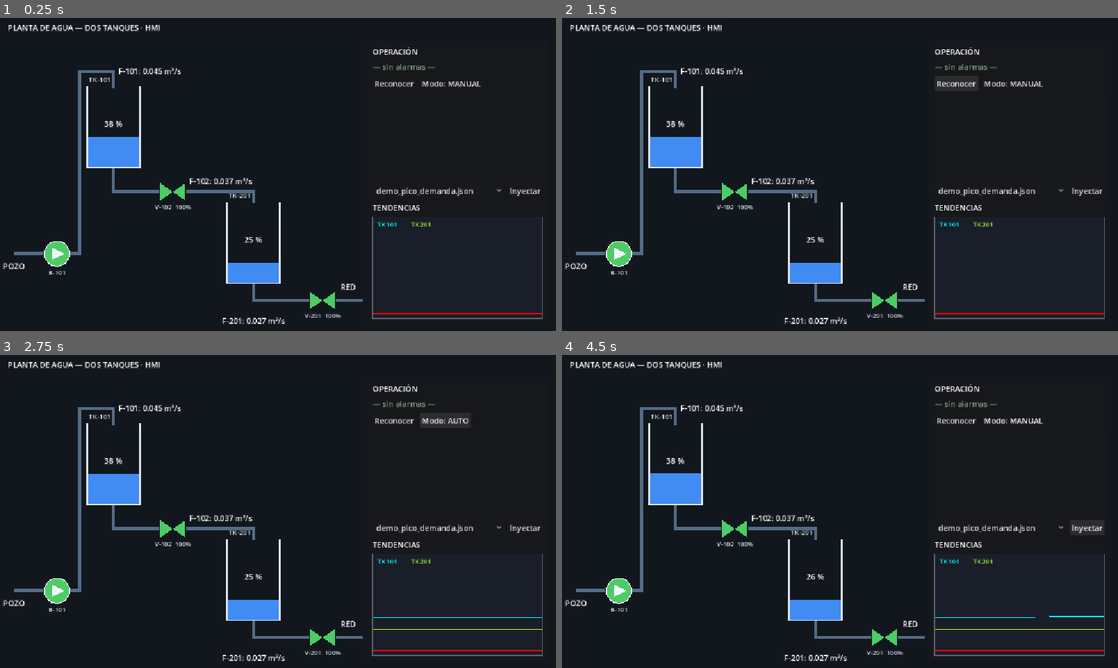
Above: before the commit, frames 1-4 (two rows, left to right).
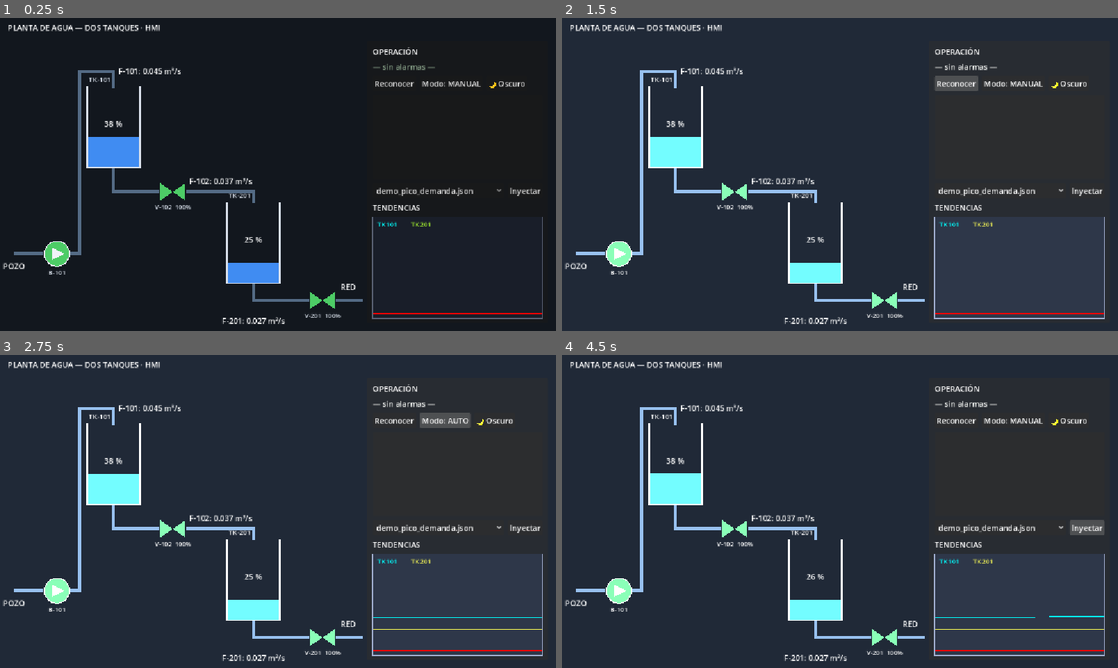
Above: after the commit, the same moments.

Repository: MariVillarroel/info_2do_parcial_scada-villarroel-y-calvo
Game: Godot game, scene res://scenes/hmi.tscn
Same seed, same stepped clock (60 frames per second), same inputs: the game is played once before the commit and once after it. Sound files missing from this copy of the repository are replaced by a short silence.
Inputs (mouse positions are in pixels of both pictures, inside the frame that each line leads up to):
- Up to frame 1 (0.25 s): no input
- Up to frame 2 (1.5 s): click (1067, 83) at 0.5 s, where only the run after the commit has a clickable "🌙 Oscuro"; click "Reconocer" at 1.25 s
- Up to frame 3 (2.75 s): click "Modo: MANUAL" at 2 s
- Up to frame 4 (4.5 s): click "Modo: AUTO" at 2.75 s; click "demo_pico_demanda.json" at 3.5 s; click "Inyectar" at 4.25 s

The runs differ from the first frame. In frame 1, less than 0.1% of the frame differs, in the area x 88-95%, y 20-23%; in frame 2, 80%, in the area x 0-100%, y 0-100%; in frame 3, 80%; in frame 4, 80%.

Commit message:
feat(scada): add persistent logging, JSON configuration and theme toggle

Diff:
--- /dev/null
+++ b/data/planta.json
@@ -0,0 +1,19 @@
+{
+  "TK101": {
+	"altura_m": 4.0,
+	"area_m2": 1.5
+  },
+  "TK201": {
+	"altura_m": 4.0,
+	"area_m2": 2.0
+  },
+  "B101": {
+	"caudal_m3s": 0.045
+  },
+  "V102": {
+	"k": 0.030
+  },
+  "V201": {
+	"k": 0.027
+  }
+}
--- a/scenes/hmi.tscn
+++ b/scenes/hmi.tscn
@@ -199,6 +199,10 @@
 layout_mode = 2
 text = "Modo: MANUAL"
 
+[node name="boton_tema" type="Button" parent="panel/margen/columna/fila_alarmas" unique_id=1425234171]
+layout_mode = 2
+text = "🌙 Oscuro"
+
 [node name="historial" type="ItemList" parent="panel/margen/columna" unique_id=166192665]
 custom_minimum_size = Vector2(0, 160)
 layout_mode = 2
@@ -230,4 +234,5 @@
 [connection signal="presionada" from="sinoptico/valvula_v201" to="." method="_on_valvula_v201_presionada"]
 [connection signal="pressed" from="panel/margen/columna/fila_alarmas/boton_reconocer" to="." method="_on_boton_reconocer_pressed"]
 [connection signal="pressed" from="panel/margen/columna/fila_alarmas/boton_modo" to="." method="_on_boton_modo_pressed"]
+[connection signal="pressed" from="panel/margen/columna/fila_alarmas/boton_tema" to="." method="_on_boton_tema_pressed"]
 [connection signal="pressed" from="panel/margen/columna/fila_escenario/boton_escenario" to="." method="_on_boton_escenario_pressed"]
--- a/scripts/hmi.gd
+++ b/scripts/hmi.gd
@@ -27,7 +27,7 @@
 @onready var boton_modo: Button = $panel/margen/columna/fila_alarmas/boton_modo
 @onready var selector_escenario: OptionButton = $panel/margen/columna/fila_escenario/selector_escenario
 @onready var tendencia: TendenciaWidget = $panel/margen/columna/tendencia
-
+@onready var boton_tema: Button = $panel/margen/columna/fila_alarmas/boton_tema
 # === ALARMAS (M1) Y CONTROL (M2) ===
 # Los esqueletos están en scripts/gestor_alarmas.gd y scripts/control_auto.gd.
 # TODO (PARCIAL · M1/M2): instáncialos aquí (o como nodos hijos) y conéctalos
@@ -56,6 +56,10 @@
 const PARPADEO_INTERVALO := 0.5
 var _acum_tendencia := 0.0
 const INTERVALO_TENDENCIA := 1.0
+
+
+var _theme_manager: ThemeManager
+
 
 #INICIALIZACION
 func _ready() -> void:
@@ -69,6 +73,8 @@
 	_init_gestor_alarmas()
 	_init_control_auto()
 	_init_logger()
+	_theme_manager = ThemeManager.new()
+	add_child(_theme_manager)
 	tendencia.poner_linea_referencia(
 	"LL",
 	5,
@@ -409,3 +415,14 @@
 		return
 	var archivo = selector_escenario.get_item_text(selector_escenario.selected)
 	escenarios.cargar_y_ejecutar("res://data/escenarios/" + archivo)
+
+
+
+func _on_boton_tema_pressed() -> void:
+
+	_theme_manager.alternar(self)
+
+	if _theme_manager.modo_oscuro:
+		boton_tema.text = "☀ Claro"
+	else:
+		boton_tema.text = "🌙 Oscuro"
--- a/scripts/planta_sim.gd
+++ b/scripts/planta_sim.gd
@@ -42,13 +42,7 @@
 # TODO (PARCIAL · M4): mueve estos parámetros (y tus límites de alarma) a un
 # archivo de datos en res://data/ y cárgalos aquí; cambiar la planta no debe
 # requerir tocar código.
-var params := {
-	"TK101": {"altura_m": 4.0, "area_m2": 1.5},
-	"TK201": {"altura_m": 4.0, "area_m2": 2.0},
-	"B101": {"caudal_m3s": 0.045},
-	"V102": {"k": 0.030},
-	"V201": {"k": 0.027},
-}
+var params := {}
 
 # múltiplo de velocidad de la simulación (los controles de tu HMI pueden cambiarlo)
 @export var velocidad := 1.0
@@ -69,7 +63,36 @@
 # para emitir eventos de rebalse/vacío solo en la transición
 var _rebalsando := {"TK101": false, "TK201": false}
 var _vacio := {"TK201": false}
-
+func _ready() -> void:
+	_cargar_parametros()
+
+func _cargar_parametros() -> void:
+
+	var archivo := FileAccess.open(
+		"res://data/planta.json",
+		FileAccess.READ
+	)
+
+	if archivo == null:
+		push_error("No se pudo abrir planta.json")
+		return
+
+	var texto := archivo.get_as_text()
+
+	print(texto)
+
+	var json = JSON.parse_string(texto)
+
+	print(json)
+
+	if json == null:
+		push_error("planta.json inválido")
+		return
+
+	params = json
+
+	print("PARAMS CARGADOS:")
+	print(params)
 
 func _physics_process(delta: float) -> void:
 	var dt = delta * velocidad
--- /dev/null
+++ b/scripts/theme_manager.gd
@@ -0,0 +1,16 @@
+class_name ThemeManager
+extends Node
+
+var modo_oscuro := true
+
+func aplicar(root: Control) -> void:
+
+	if modo_oscuro:
+		root.modulate = Color(1, 1, 1)
+	else:
+		root.modulate = Color(1.8, 1.8, 1.8)
+
+func alternar(root: Control) -> void:
+
+	modo_oscuro = !modo_oscuro
+	aplicar(root)
Not shown, added: scripts/theme_manager.gd.uid
